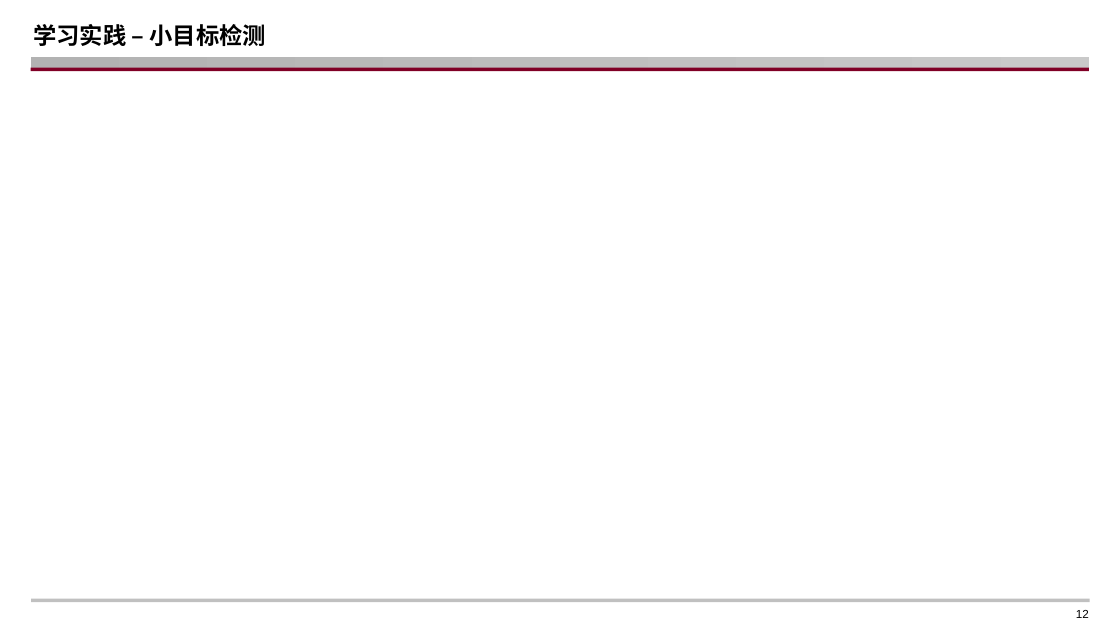
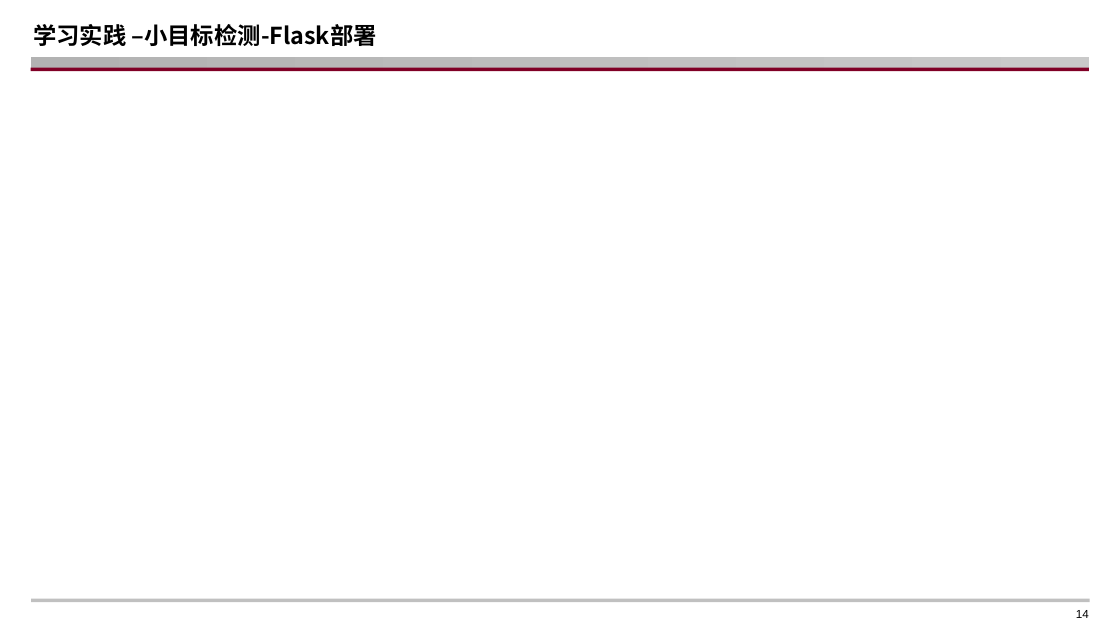
Before and after one commit to WSpie/Tour_plan_Flask, a slide deck: slide 14 of Internship_presentation_LipaiHuang.pptx (slide 12 before the commit). Drawn at 1120x630 pixels with LibreOffice and Linux fonts; fonts in the diff are those of the drawing; background and template pictures are left out. Boxes give left, top, right and bottom in pixels: in the first picture for what was removed or moved away, otherwise in the second. Text is boxed around its words. In the diff, an @@ line names an element or a change of style, - is before the commit and + after.

```diff
--- a/Internship_presentation_LipaiHuang.pptx
+++ b/Internship_presentation_LipaiHuang.pptx
@@ title at (33, 24, 377, 46): text changed @@
-学习实践 – 小目标检测
+学习实践 –小目标检测-Flask部署
@@ page number at (1076, 610, 1089, 618): text changed @@
-12
+14
```
Also in this commit, not shown: 7 other slides changed, 1 slide added, 3 slides removed.
